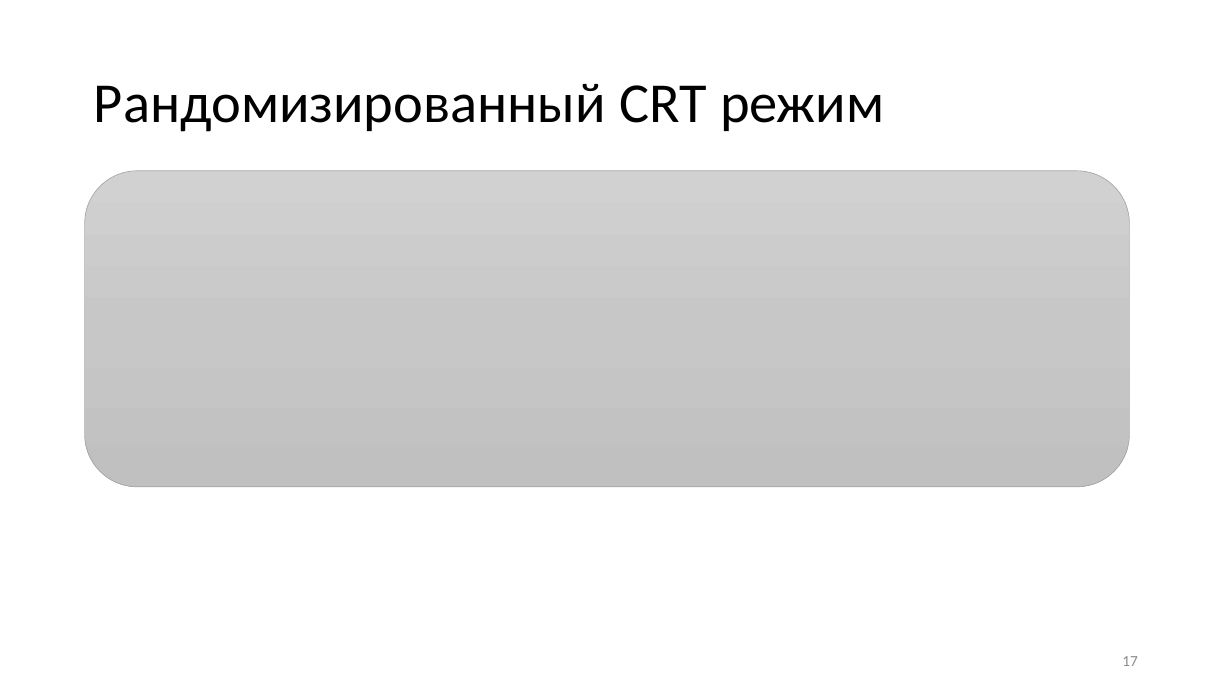
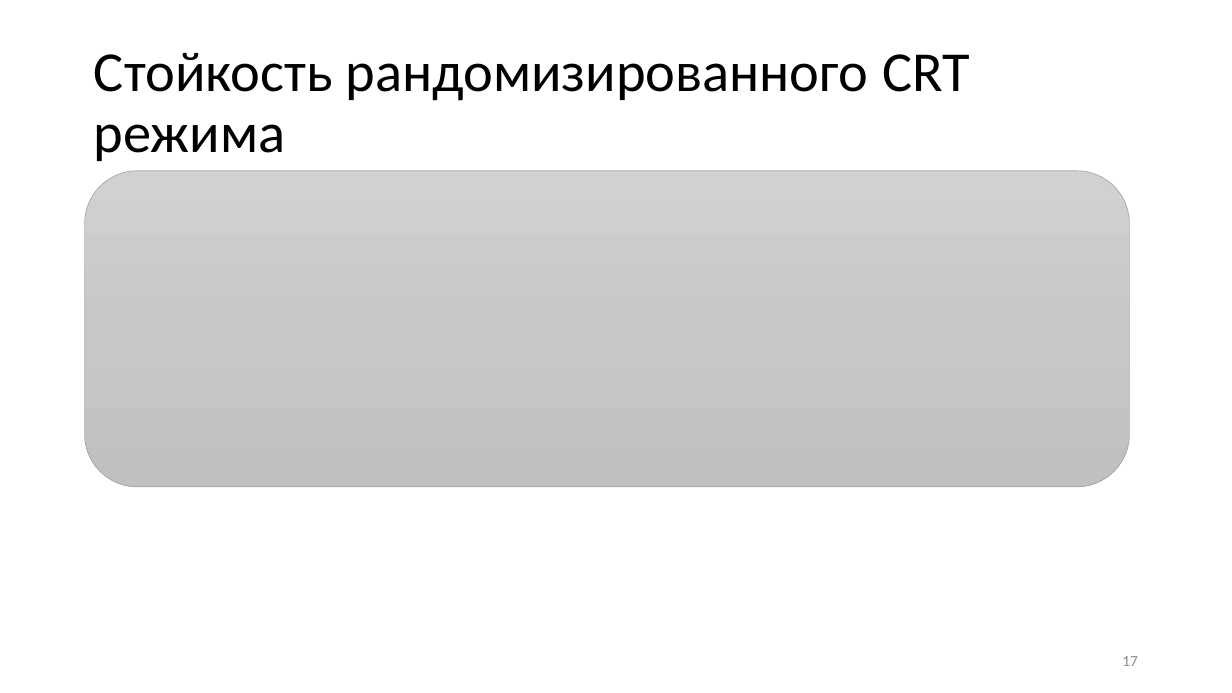
Before and after one commit to CryptoCourse/CryptoLectures, a slide deck: slide 17 of Lectures/Lecture8.pptx. Drawn at 1232x693 pixels with LibreOffice and Linux fonts; fonts in the diff are those of the drawing; grey boxes stand for pictures. Boxes give left, top, right and bottom in pixels: in the first picture for what was removed or moved away, otherwise in the second. Text is boxed around its words. In the diff, an @@ line names an element or a change of style, - is before the commit and + after.

```diff
--- a/Lectures/Lecture8.pptx
+++ b/Lectures/Lecture8.pptx
@@ title at <box>94,53,970,161</box>: text changed @@
-Рандомизированный CRT режим
+Стойкость рандомизированного CRT режима
```
Also in this commit, not shown: 8 other slides changed.
